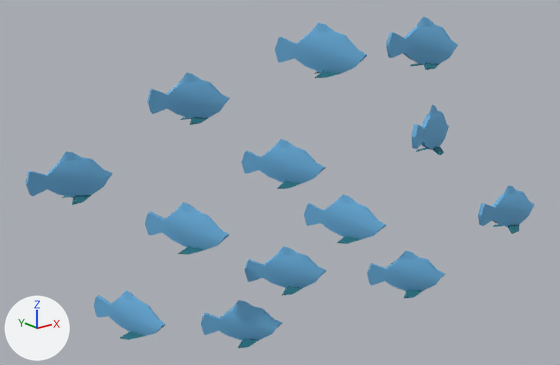
One commit to the FBX model Assets/3D Art/Added_models/Fauna/Fish.fbx: the scene before it, then after it.
The view is the same before and after, from a 50 mm camera at (-19.38, -4.67, 3.23) aimed at (-16.94, -1.63, 2.01). Lighting does not change. The marker at lower left points along +X, +Y and +Z. Where no turn or scale is listed for an object, it has been applied to the vertices.
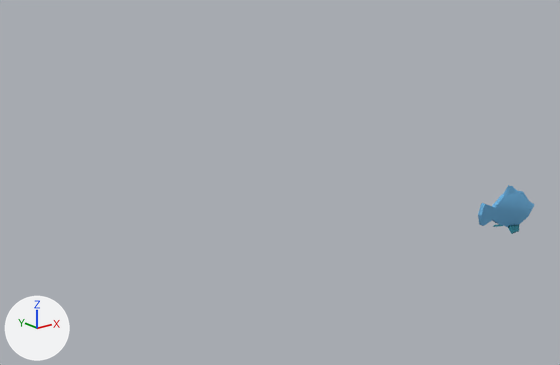
The newer file is also turned or shifted as a whole; pictures and numbers use the older file's frame.

Boxes (x1, y1, x2, y2) around the edits, measured in the pictures (560 x 365 px):
'polySurface23', deleted (blue): before (275, 23, 367, 78)
'polySurface30', deleted (blue): before (25, 151, 113, 205)
'polySurface29', deleted (blue): before (145, 202, 229, 255)
'polySurface31', deleted (blue): before (147, 73, 230, 125)
'polySurface24', deleted (blue): before (241, 139, 326, 189)
'polySurface25', deleted (blue): before (304, 194, 386, 244)
'polySurface22', deleted (blue): before (386, 17, 458, 70)
'polySurface26', deleted (blue): before (244, 246, 327, 295)
'polySurface27', deleted (blue): before (201, 300, 282, 348)
'polySurface20', deleted (blue): before (367, 251, 445, 298)
'polySurface28', deleted (blue): before (94, 291, 166, 340)
'polySurface21', deleted (blue): before (412, 105, 449, 155)

What the commit changed:
Object 'polySurface25' (ob_polysurface25) is deleted.
Object 'polySurface24' (ob_polysurface24) is deleted.
Object 'polySurface23' (ob_polysurface23) is deleted.
Object 'polySurface28' (ob_polysurface28) is deleted.
Object 'polySurface20' (ob_polysurface20) is deleted.
Object 'polySurface30' (ob_polysurface30) is deleted.
Object 'polySurface29' (ob_polysurface29) is deleted.
Object 'polySurface27' (ob_polysurface27) is deleted.
Object 'polySurface21' (ob_polysurface21) is deleted.
Object 'polySurface22' (ob_polysurface22) is deleted.
Object 'polySurface31' (ob_polysurface31) is deleted.
Object 'polySurface26' (ob_polysurface26) is deleted.
